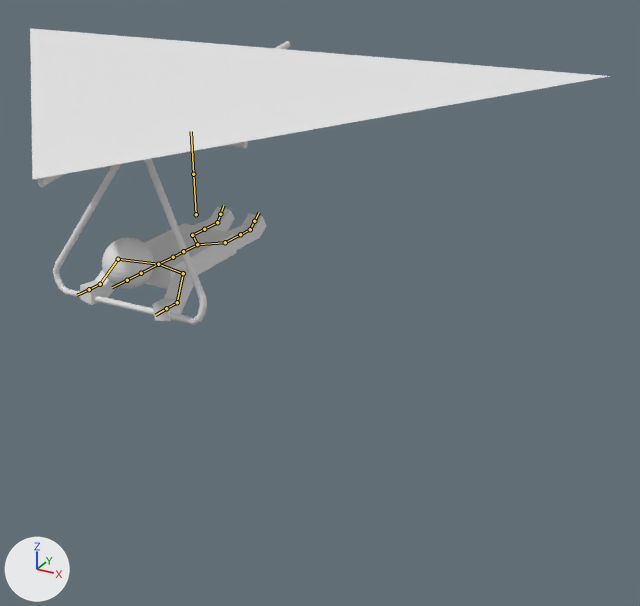
One commit to the FBX model Sky_Race/Assets/Yoshitaka/Player_Sin.fbx: the scene before it, then after it.
Rendered twice from a 50 mm camera at (22.0, -25.2, 11.9) aimed at (4.8, 6.1, -3.7). Lighting does not change. The marker at lower left points along +X, +Y and +Z. The bones that bend it are drawn over the model as lines.

Names of what the first picture shows: '立方体.001'.
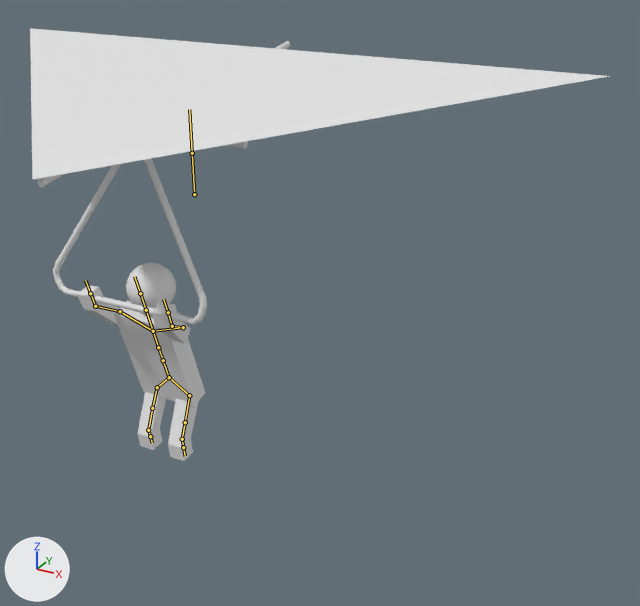
The newer file adds an action. The first version stands in its rest pose; the second is drawn at frame 1 of the action 'アーマチュア|Idle'.

Location of each change, (x1, y1, x2, y2) in pixels of the pictures (640 x 606 px):
'立方体.001', posed
    before: (30, 28, 609, 325)
    after: (30, 28, 609, 461)
bone 'Bone', root to tip
    before: (197, 244) to (183, 251)
    after: (169, 377) to (163, 360)
bone 'Bone.002', root to tip
    before: (197, 244) to (225, 242)
    after: (169, 377) to (189, 395)
bone 'Bone.003', root to tip
    before: (225, 242) to (240, 234)
    after: (189, 395) to (185, 422)
bone 'Bone.006', root to tip
    before: (197, 244) to (192, 235)
    after: (169, 377) to (157, 387)
bone 'Bone.007', root to tip
    before: (192, 235) to (204, 229)
    after: (157, 387) to (152, 408)

The change, as a list of edits to the scene's bpy script:
```text
Change bone_bone:
    where bone_bone = bpy.data.objects['アーマチュア'].pose.bones['Bone']
    bone_bone.location: (0.0, 0.0, 0.0) -> (0.0, 2.59, 5.3)
    bone_bone.rotation_quaternion: (1.0, 0.0, 0.0, 0.0) -> (0.803, -0.596, 0.0, 0.0)  # degrees (0, 0, 0) -> degrees (-73, 0, 0)
Change bone_bone_002:
    where bone_bone_002 = bpy.data.objects['アーマチュア'].pose.bones['Bone.002']
    bone_bone_002.location: (0.0, 0.0, 0.0) -> (5.3, -1.71, 1.94)
    bone_bone_002.rotation_quaternion: (1.0, 0.0, 0.0, 0.0) -> (0.803, 0.0, -0.447, -0.393)  # degrees (0, 0, 0) -> degrees (30, -46, -65)
Change bone_bone_003:
    where bone_bone_003 = bpy.data.objects['アーマチュア'].pose.bones['Bone.003']  # child of 'Bone.002'
    bone_bone_003.rotation_quaternion: (1.0, 0.0, 0.0, 0.0) -> (0.937, 0.0, -0.009, -0.348)  # degrees (0, 0, 0) -> degrees (0, -1, -41)
Change bone_bone_006:
    where bone_bone_006 = bpy.data.objects['アーマチュア'].pose.bones['Bone.006']
    bone_bone_006.location: (0.0, 0.0, 0.0) -> (-5.3, -1.8, 1.86)
    bone_bone_006.rotation_quaternion: (1.0, 0.0, 0.0, 0.0) -> (0.803, 0.0, 0.428, 0.414)  # degrees (0, 0, 0) -> degrees (29, 43, 66)
Change bone_bone_007:
    where bone_bone_007 = bpy.data.objects['アーマチュア'].pose.bones['Bone.007']  # child of 'Bone.006'
    bone_bone_007.rotation_quaternion: (1.0, 0.0, 0.0, 0.0) -> (0.937, 0.0, 0.006, 0.348)  # degrees (0, 0, 0) -> degrees (0, 1, 41)
```
